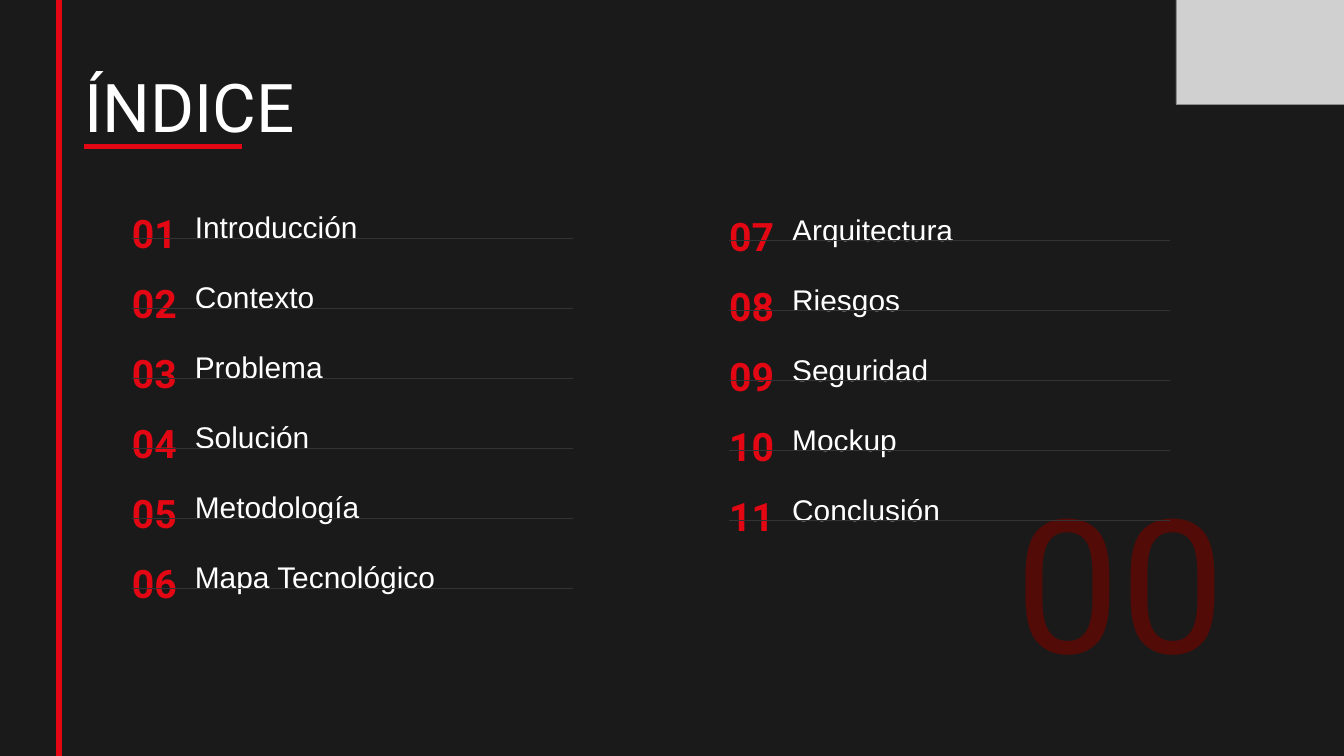
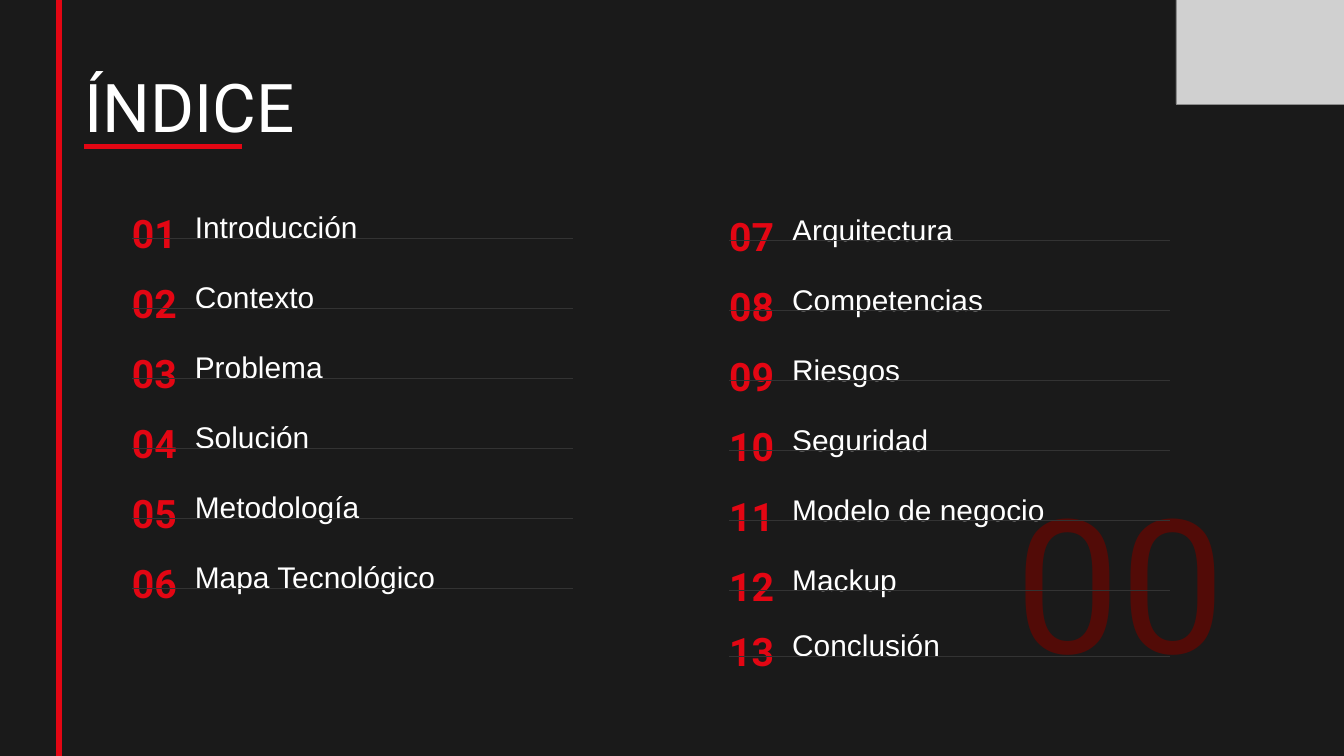
Before and after one commit to FabianMolinaa/MiniTrabajo, a slide deck: slide 2 of Fase 1/Evidencias Grupales/Presentación Proyecto.pptx. Drawn at 1344x756 pixels with LibreOffice and Linux fonts; fonts in the diff are those of the drawing; grey boxes stand for pictures. Boxes give left, top, right and bottom in pixels: in the first picture for what was removed or moved away, otherwise in the second. Text is boxed around its words. In the diff, an @@ line names an element or a change of style, - is before the commit and + after.

Commit message:
ppt
ppt

```diff
--- a/Fase 1/Evidencias Grupales/Presentación Proyecto.pptx
+++ b/Fase 1/Evidencias Grupales/Presentación Proyecto.pptx
@@ text added at [792, 289, 983, 317], 32 pt, text #FFFFFF @@
+Competencias
@@ text "Riesgos": place and size @@
-text "Riesgos" at [792, 289, 900, 317]
+text "Riesgos" at [792, 359, 900, 387]
@@ text "Seguridad": place and size @@
-text "Seguridad" at [792, 359, 928, 387]
+text "Seguridad" at [792, 429, 928, 457]
@@ text removed at [792, 429, 897, 457] @@
-Mockup
@@ text at [792, 499, 1045, 527]: text changed @@
-Conclusión
+Modelo de negocio
@@ text added at [1015, 499, 1225, 655], 200 pt, text #520B07 @@
+00
@@ text added at [792, 569, 897, 596], 32 pt, text #FFFFFF @@
+Mackup
@@ text added at [729, 572, 774, 601], 42 pt, text #E30613, bold @@
+12
@@ line added from (729, 591) to (1170, 591), #333333 0.75 pt @@
@@ text added at [729, 637, 774, 667], 42 pt, text #E30613, bold @@
+13
@@ line added from (729, 656) to (1170, 656), #333333 0.75 pt @@
@@ text added at [792, 634, 940, 656], 32 pt, text #FFFFFF @@
+Conclusión
```
Also in this commit, not shown: 4 other slides changed, 2 slides added.
